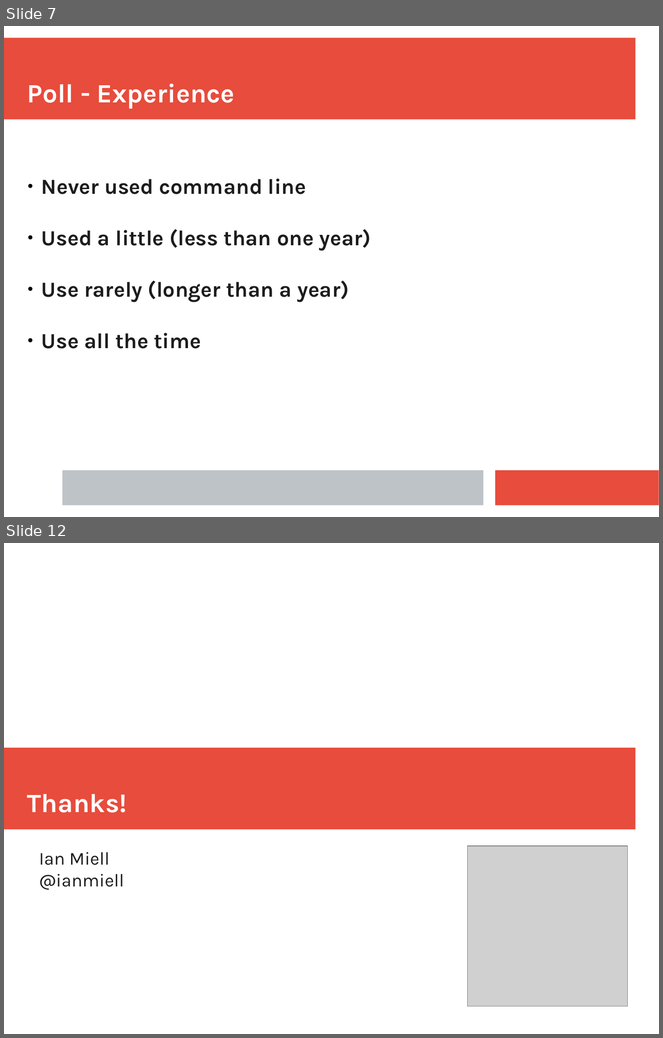
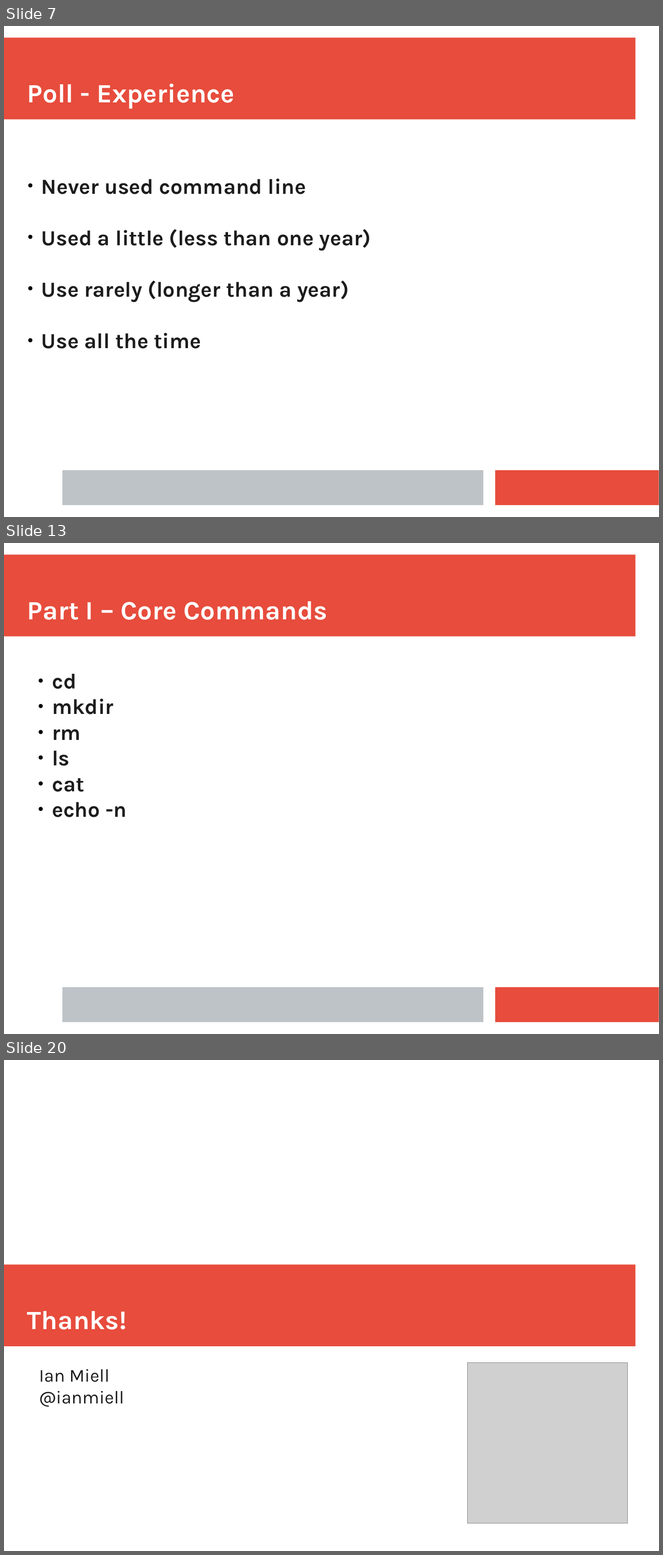
Before and after one commit to ianmiell/introduction-to-the-command-line, a slide deck: slides/introduction_to_the_command_line.pptx. Shown one above the other, each under a label of ours: slides 7 and 12 before the commit, slides 7, 13 and 20 after it; the slides between them are not shown. The pictures are 663x1038 and 663x1555 pixels, drawn with LibreOffice and Linux fonts; fonts in the diff are those of the drawing; grey boxes stand for pictures. Boxes give left, top, right and bottom in pixels: in the first picture for what was removed or moved away, otherwise in the second. Text is boxed around its words. In the diff, an @@ line names an element or a change of style, - is before the commit and + after.

```diff
--- a/slides/introduction_to_the_command_line.pptx
+++ b/slides/introduction_to_the_command_line.pptx
@@ slide 13 added at box(4, 543, 659, 1034), background #FFFFFF; not listed: 3 template elements that a slide beside it also shows @@
@@ text added at box(27, 601, 327, 620), 32 pt, text #FFFFFF, bold @@
+Part I – Core Commands
@@ text added at box(52, 674, 127, 818), 26 pt, text #1C1C1C, bold @@
+● cd
+● mkdir
+● rm
+● ls
+● cat
+● echo -n
@@ what was slide 12 is now slide 20 @@
```
Also in this commit, not shown: 4 slides changed, 16 other slides added, 1 slide removed.
